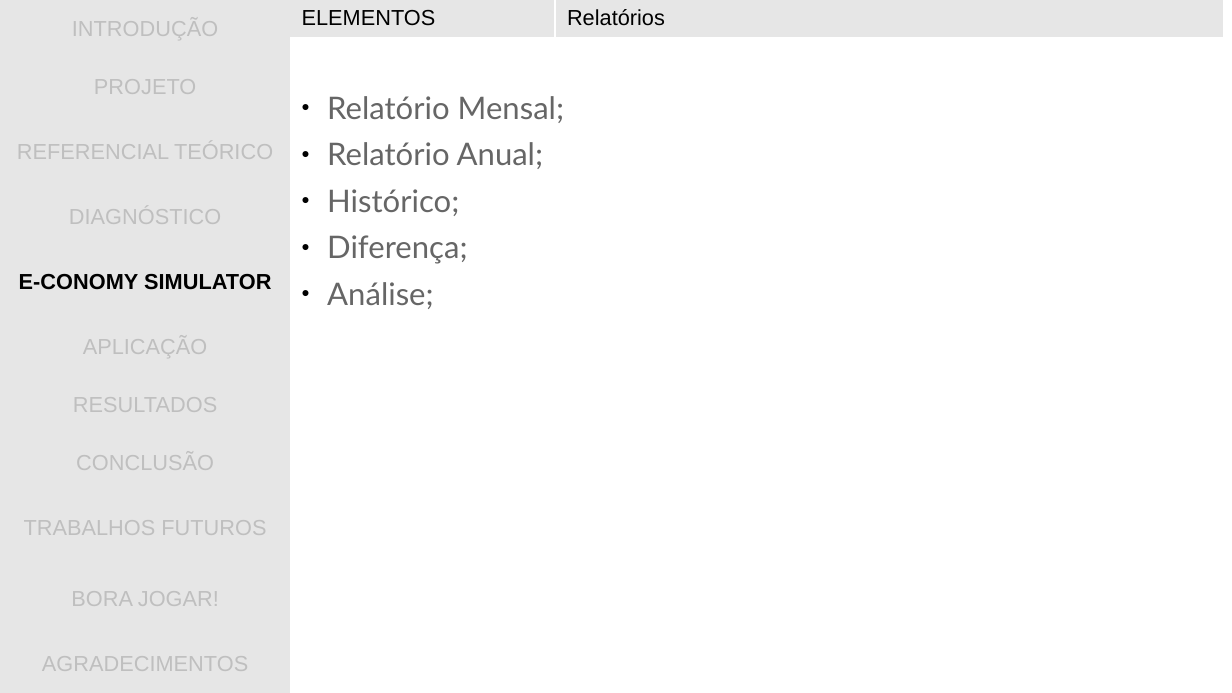
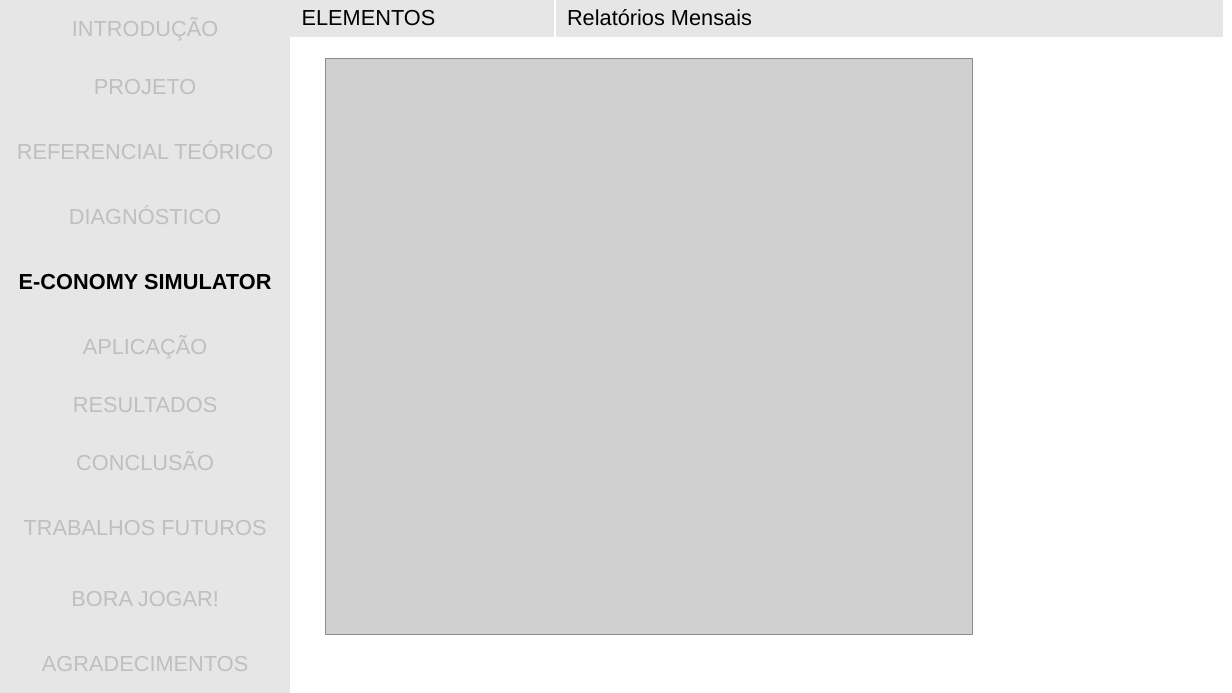
Before and after one commit to gwathsule/e-conomy-simulator, a slide deck: slide 25 of documentacao/apresentacao_tcc.ppt (slide 24 before the commit). Drawn at 1232x693 pixels with LibreOffice and Linux fonts; fonts in the diff are those of the drawing; grey boxes stand for pictures; background and template pictures are left out. Boxes give left, top, right and bottom in pixels: in the first picture for what was removed or moved away, otherwise in the second. Text is boxed around its words. In the diff, an @@ line names an element or a change of style, - is before the commit and + after.

```diff
--- a/documentacao/apresentacao_tcc.ppt
+++ b/documentacao/apresentacao_tcc.ppt
@@ table at [556,0,1223,37] @@
-row 1, column 1: Relatórios
+row 1, column 1: Relatórios Mensais
@@ picture added at [325,59,973,635] @@
@@ text removed at [327,96,564,309] @@
-● Relatório Mensal;
-● Relatório Anual;
-● Histórico;
-● Diferença;
-● Análise;
```
Also in this commit, not shown: 9 other slides changed, 2 slides added, 1 other file.
